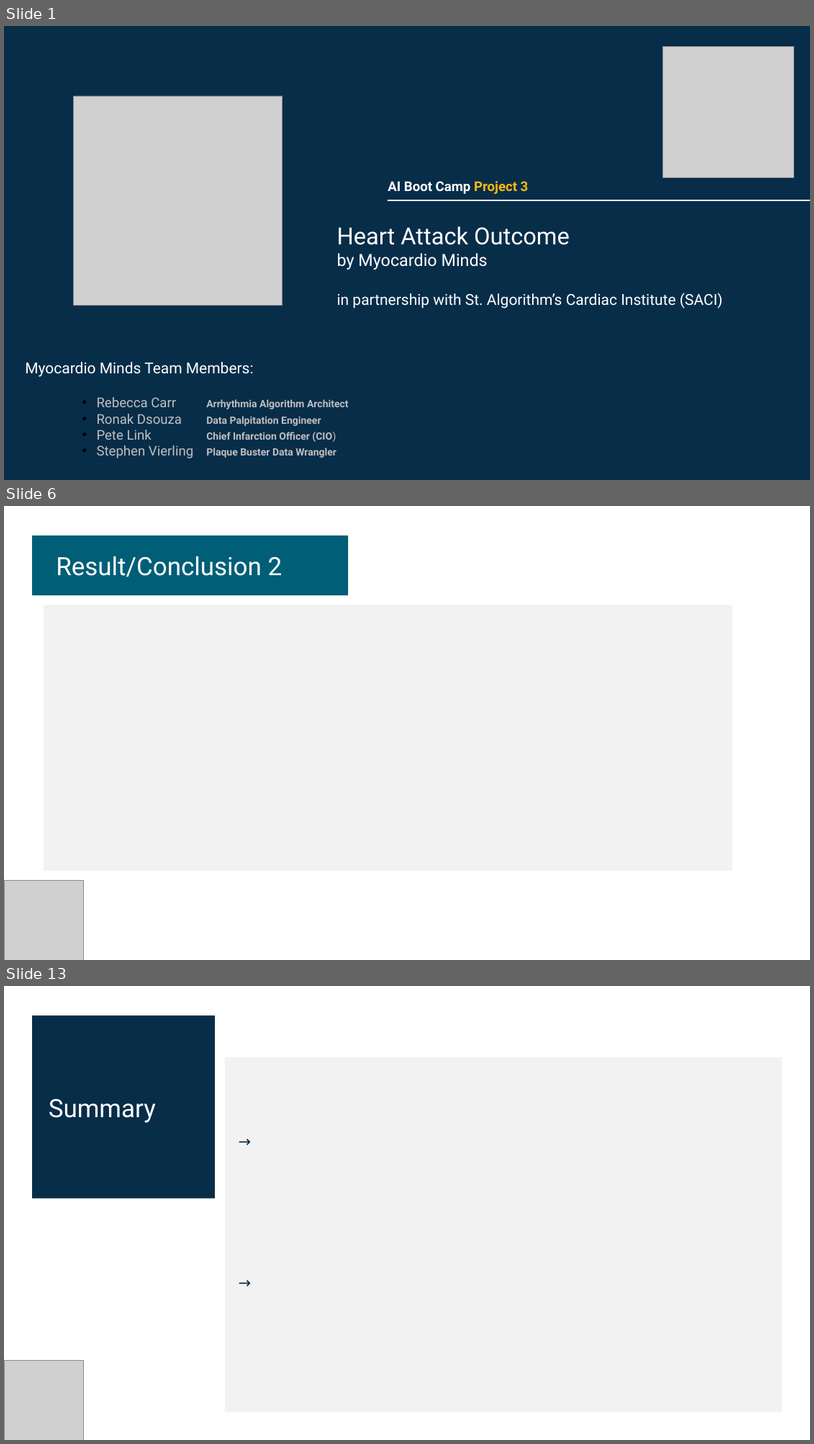
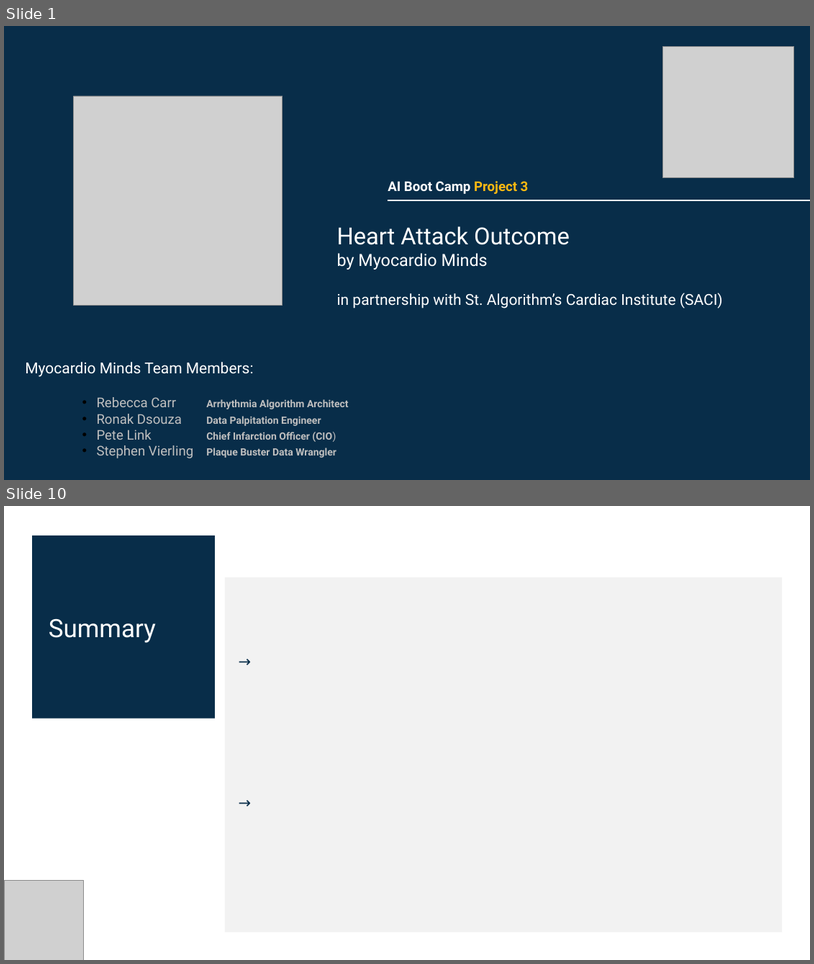
Before and after one commit to Pete1001/heart_attack_outcome, a slide deck: heart_attack_outcome.v1.2.pptx. Shown one above the other, each under a label of ours: slides 1, 6 and 13 before the commit, slides 1 and 10 after it; the slides between them are not shown. The pictures are 814x1444 and 814x964 pixels, drawn with LibreOffice and Linux fonts; fonts in the diff are those of the drawing; grey boxes stand for pictures. Boxes give left, top, right and bottom in pixels: in the first picture for what was removed or moved away, otherwise in the second. Text is boxed around its words. In the diff, an @@ line names an element or a change of style, - is before the commit and + after.

```diff
--- a/heart_attack_outcome.v1.2.pptx
+++ b/heart_attack_outcome.v1.2.pptx
@@ slide 6 removed at [4, 506, 810, 960], background #FFFFFF @@
@@ rectangle removed at [32, 536, 349, 595] @@
@@ text removed at [56, 556, 283, 577] @@
-Result/Conclusion 2
@@ rectangle removed at [44, 605, 733, 870] @@
@@ picture removed at [4, 880, 83, 960] @@
@@ what was slide 13 is now slide 10 @@
```
Also in this commit, not shown: 8 slides changed, 1 slide added, 3 other slides removed, 2 other files.
